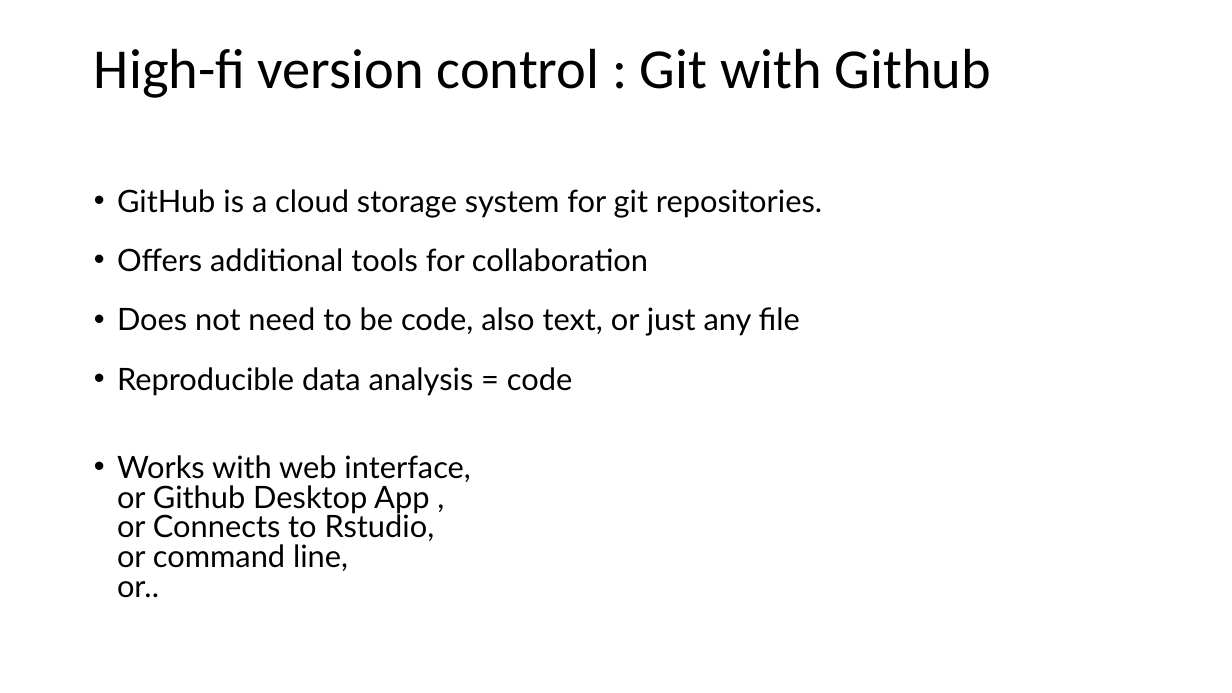
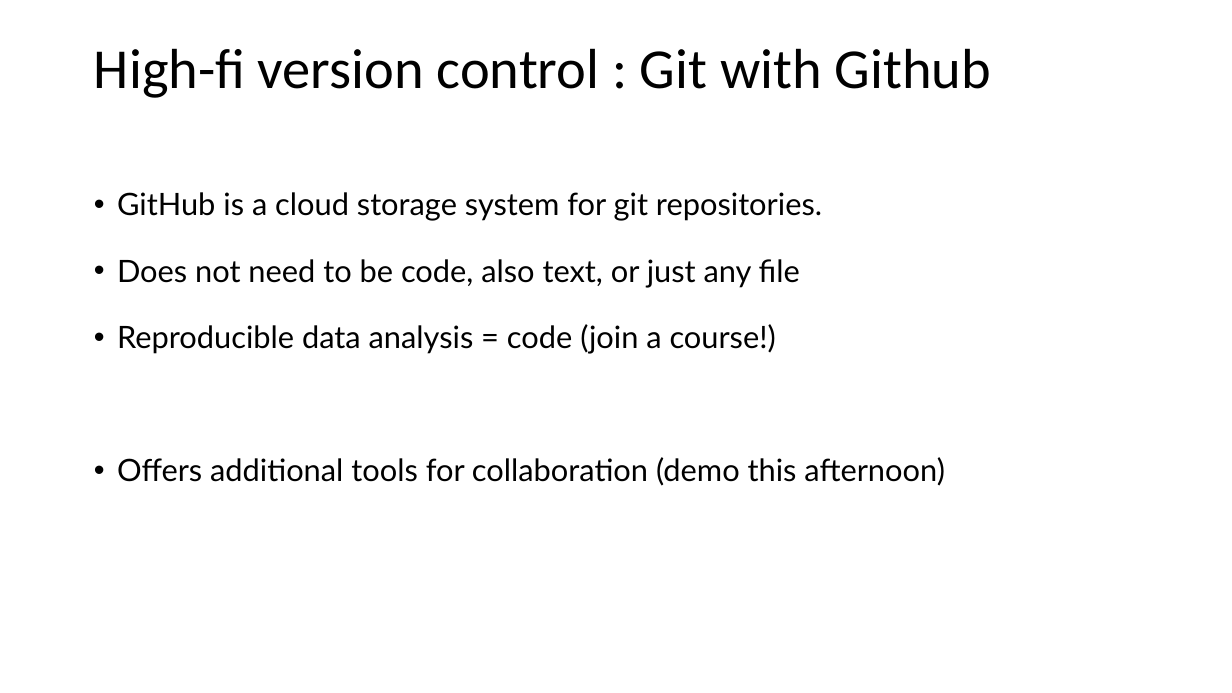
Before and after one commit to VHP4Safety/github_intro_training, a slide deck: slide 20 of powerpoints/github_part1.pptx (slide 17 before the commit). Drawn at 1232x693 pixels with LibreOffice and Linux fonts; fonts in the diff are those of the drawing. Boxes give left, top, right and bottom in pixels: in the first picture for what was removed or moved away, otherwise in the second. Text is boxed around its words. In the diff, an @@ line names an element or a change of style, - is before the commit and + after.

```diff
--- a/powerpoints/github_part1.pptx
+++ b/powerpoints/github_part1.pptx
@@ text at (117, 192, 822, 288): line spacing 0.8 to 0.9 @@
@@ text at (117, 248, 648, 272): paragraph removed @@
-• Offers additional tools for collaboration
@@ text at (117, 324, 945, 486): text changed @@
-• Reproducible data analysis = code
-• Works with web interface,
-  or Github Desktop App ,
-  or Connects to Rstudio,
-  or command line,
-  or..
+• Reproducible data analysis = code (join a course!)
+• Offers additional tools for collaboration (demo this afternoon)
```
Also in this commit, not shown: 11 other slides changed, 7 slides added, 1 other file.
